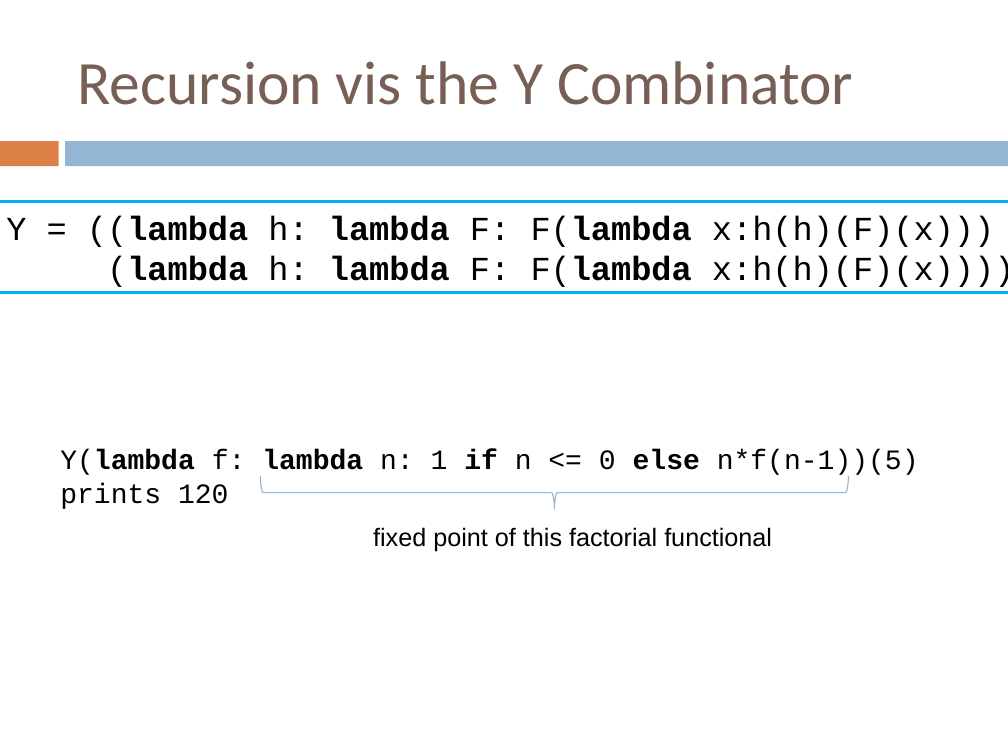
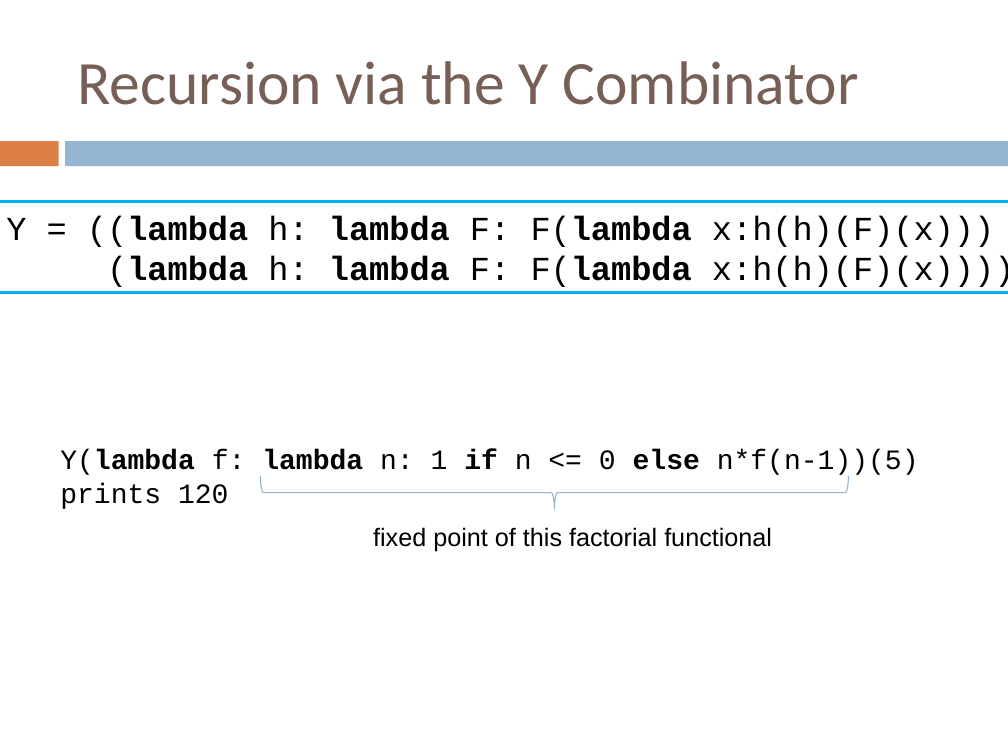
Before and after one commit to crista/EPS-slides, a slide deck: slide 27 of EPS-LambdaInPython.ppt. Drawn at 1008x756 pixels with LibreOffice and Linux fonts; fonts in the diff are those of the drawing. Boxes give left, top, right and bottom in pixels: in the first picture for what was removed or moved away, otherwise in the second. Text is boxed around its words. In the diff, an @@ line names an element or a change of style, - is before the commit and + after.

```diff
--- a/EPS-LambdaInPython.ppt
+++ b/EPS-LambdaInPython.ppt
@@ title at [77, 61, 859, 105]: text changed @@
-Recursion vis the Y Combinator
+Recursion via the Y Combinator
```
Also in this commit, not shown: 1 other slide changed, 1 slide added.
